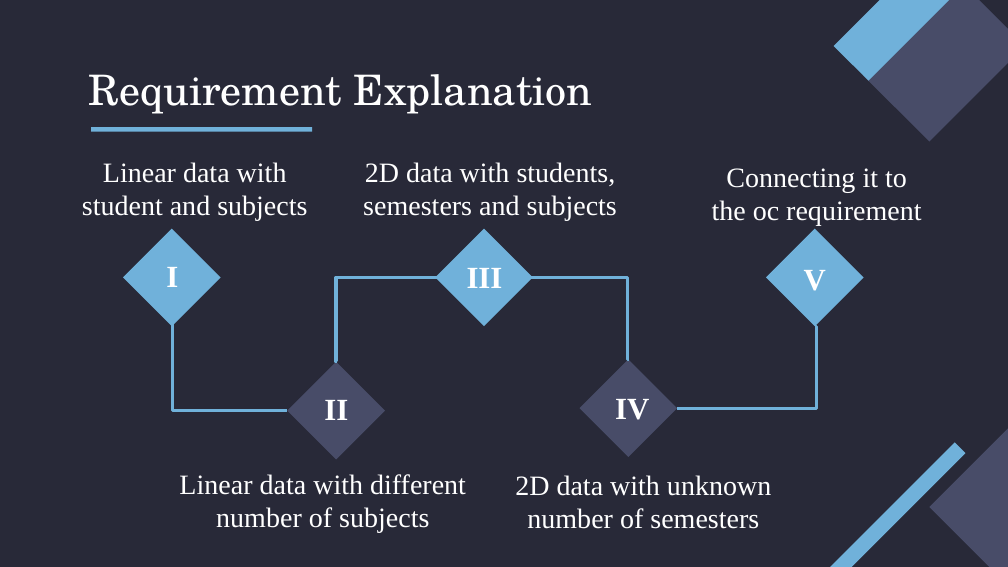
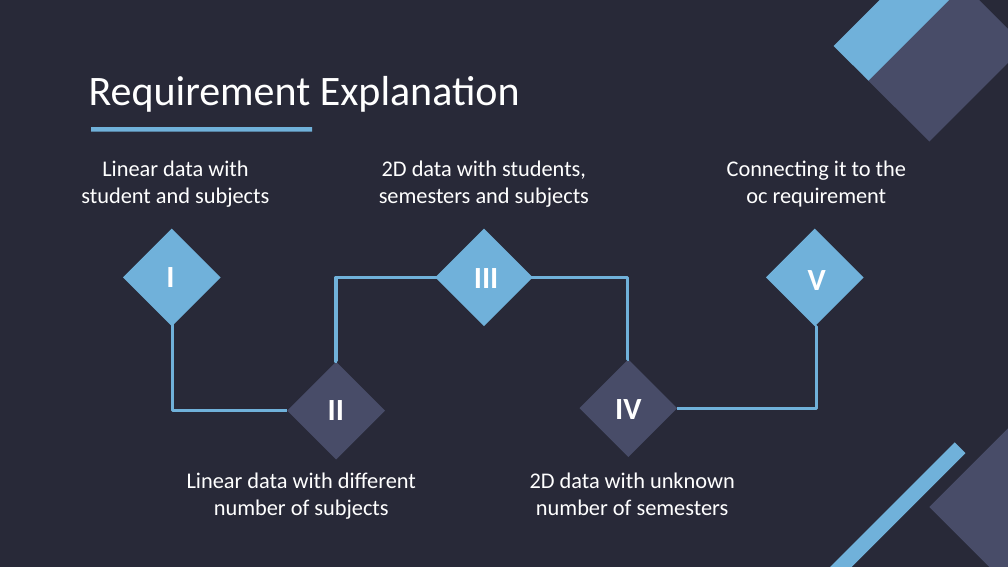
Before and after one commit to mehar-srinivas-chowdari/git-learning, a slide deck: slide 10 of Internship.pptx. Drawn at 1008x567 pixels with LibreOffice and Linux fonts; fonts in the diff are those of the drawing. Boxes give left, top, right and bottom in pixels: in the first picture for what was removed or moved away, otherwise in the second. Text is boxed around its words. In the diff, an @@ line names an element or a change of style, - is before the commit and + after.

```diff
--- a/Internship.pptx
+++ b/Internship.pptx
@@ title "Requirement Explanation" at [89, 76, 520, 112]: font TeX Gyre Schola to Calibri @@
@@ text "2D data with students, semesters ...": place and size @@
-text "2D data with students, semesters ..." at [363, 162, 617, 221]
+text "2D data with students, semesters ..." at [379, 160, 589, 207]
@@ text "Connecting it to the oc ...": place and size @@
-text "Connecting it to the oc ..." at [712, 168, 921, 226]
+text "Connecting it to the oc ..." at [727, 160, 906, 207]
@@ font Times New Roman to Calibri in 5 elements at [166, 267, 174, 287], [615, 399, 641, 419], [808, 270, 826, 290], [328, 400, 344, 420], [474, 268, 499, 288] @@
@@ text "III": place and size @@
-text "III" at [467, 268, 503, 288]
+text "III" at [474, 268, 499, 288]
@@ size 20 to 16 pt, font Times New Roman to Calibri in 5 elements at [187, 472, 416, 519], [727, 160, 906, 207], [379, 160, 589, 207], [81, 160, 269, 207], [530, 472, 735, 515] @@
@@ text "2D data with unknown number ...": place and size @@
-text "2D data with unknown number ..." at [515, 475, 771, 529]
+text "2D data with unknown number ..." at [530, 472, 735, 515]
```
Also in this commit, not shown: 15 other slides changed.
